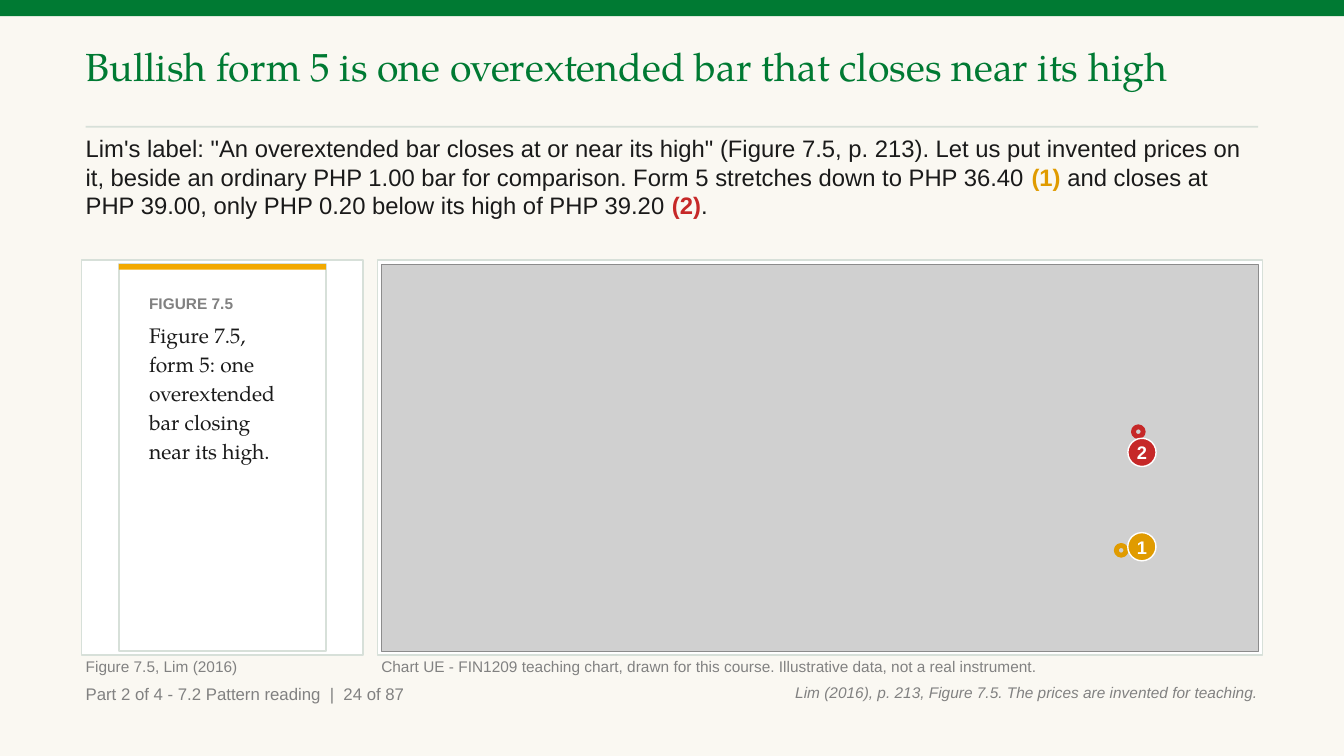
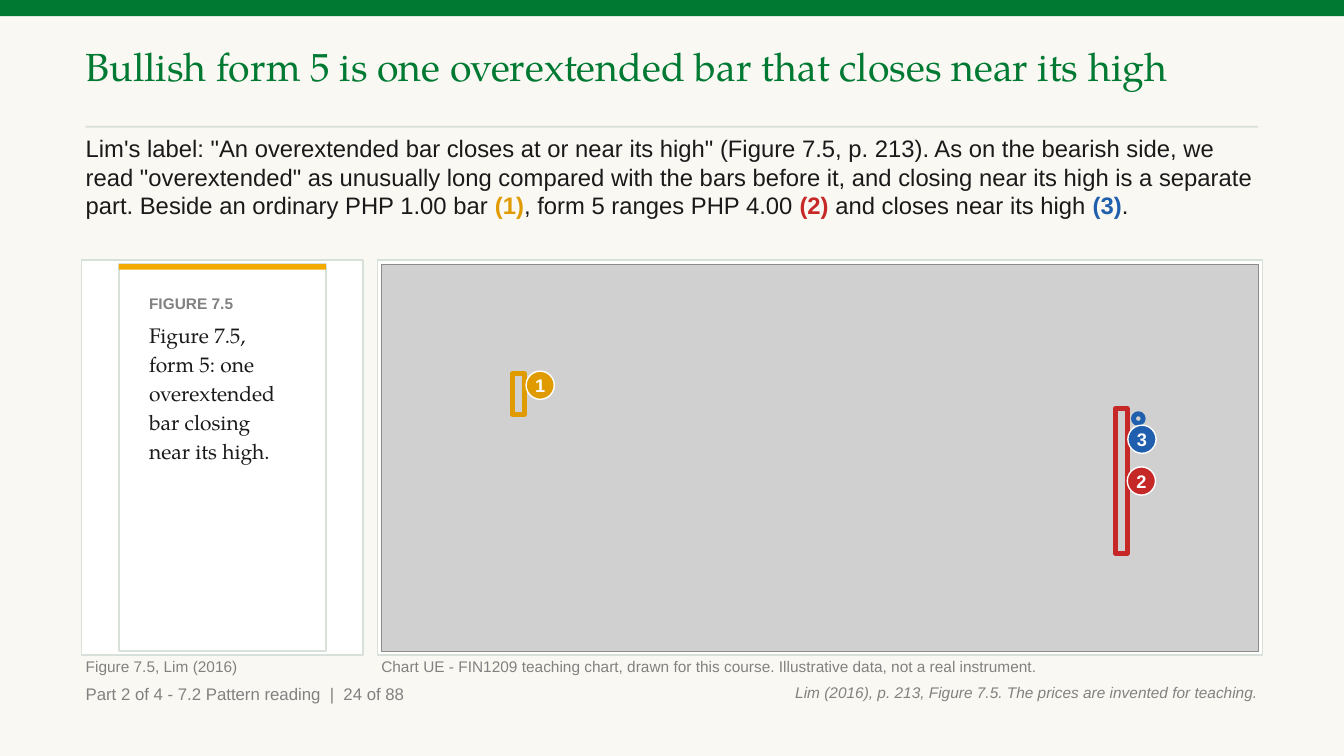
Before and after one commit to benjiesotelo-sudo/Telos_FIN1209, a slide deck: slide 66 of chapter-07/FIN1209-Chapter-07.pptx. Drawn at 1344x756 pixels with LibreOffice and Linux fonts; fonts in the diff are those of the drawing; grey boxes stand for pictures. Boxes give left, top, right and bottom in pixels: in the first picture for what was removed or moved away, otherwise in the second. Text is boxed around its words. In the diff, an @@ line names an element or a change of style, - is before the commit and + after.

Commit message:
Chapter 7: define overextended as an unusually long bar, enlarge the examples that claim it

```diff
--- a/chapter-07/FIN1209-Chapter-07.pptx
+++ b/chapter-07/FIN1209-Chapter-07.pptx
@@ text at <box>86,139,1252,219</box>: text changed @@
-Lim's label: "An overextended bar closes at or near its high" (Figure 7.5, p. 213). Let us put invented prices on it, beside an ordinary PHP 1.00 bar for comparison. Form 5 stretches down to PHP 36.40 (1) and closes at PHP 39.00, only PHP 0.20 below its high of PHP 39.20 (2).
+Lim's label: "An overextended bar closes at or near its high" (Figure 7.5, p. 213). As on the bearish side, we read "overextended" as unusually long compared with the bars before it, and closing near its high is a separate part. Beside an ordinary PHP 1.00 bar (1), form 5 ranges PHP 4.00 (2) and closes near its high (3).
@@ rectangle added at <box>512,374,524,414</box>, outline #E09B00 3.5 pt @@
@@ ellipse "1": place and size @@
-ellipse "1" at <box>1128,532,1156,561</box>
+ellipse "1" at <box>526,371,555,399</box>
@@ rectangle added at <box>1115,408,1127,554</box>, outline #C62828 3.5 pt @@
@@ ellipse: place and size @@
-ellipse at <box>1133,427,1143,438</box>
+ellipse at <box>1133,413,1143,423</box>
@@ ellipse at <box>1133,413,1143,423</box>: outline #C62828 3.5 pt to #1F5FAD 3.5 pt @@
@@ ellipse added at <box>1128,425,1156,454</box>, fill #1F5FAD, outline #FFFFFF 1 pt, 13 pt, text #FFFFFF, bold @@
+3
@@ ellipse "2": place and size @@
-ellipse "2" at <box>1128,439,1156,467</box>
+ellipse "2" at <box>1127,467,1155,495</box>
@@ ellipse removed at <box>1116,545,1126,556</box> @@
@@ text at <box>86,688,404,704</box>: text changed @@
-Part 2 of 4 - 7.2 Pattern reading | 24 of 87
+Part 2 of 4 - 7.2 Pattern reading | 24 of 88
```
Also in this commit, not shown: 86 other slides changed, 1 slide added, 2 other files.
